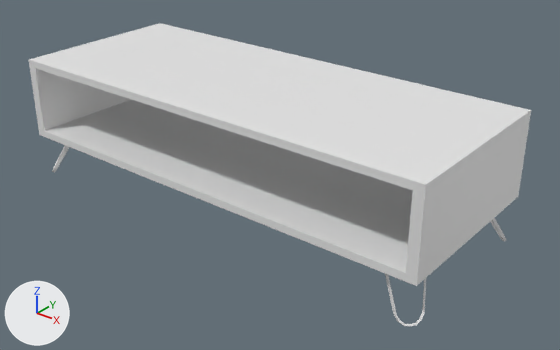
Two versions of the FBX model I have no time VR/Assets/01_IHaveNoTimeVr/04_Modelos3D/MesitaDeCafe.fbx, one commit apart.
Before and after are seen from a camera (50 mm lens) standing at (6.7, -7.88, 5.46) and looking at (0.36, 0.04, 0.55). Lighting does not change. The marker at lower left points along +X, +Y and +Z.

In view in the first picture: 'MesitaDeCafe_base', 'MesitaDeCafe_patas'.
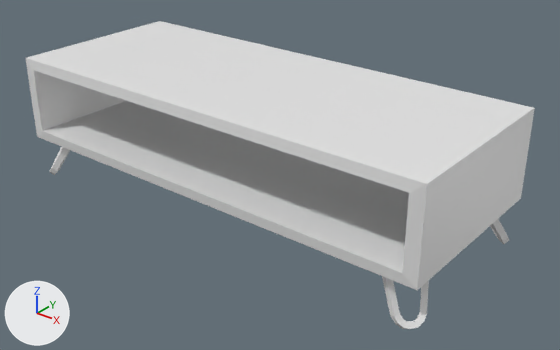
Patch to the scene script:
```diff
--- a/I have no time VR/Assets/01_IHaveNoTimeVr/04_Modelos3D/MesitaDeCafe.fbx.py
+++ b/I have no time VR/Assets/01_IHaveNoTimeVr/04_Modelos3D/MesitaDeCafe.fbx.py
@@ mat_mat_outline @@
+mat_mat_outline = principled_material('Mat_Outline')
+mat_mat_outline.base_color = (0.8, 0.8, 0.8)  # white #e7e7e7
+mat_mat_outline.roughness = 0.4
@@ me_torus_001 @@
 # used by ob_mesitadecafe_patas; location = (0.0, 0.0, 0.0)
-me_torus_001.from_pydata(...)  # 176 vertices, 160 faces; spans x -3.4..3.4, y -1.34..1.35, z 0.0..0.68
+me_torus_001.from_pydata(...)  # 352 vertices, 320 faces; spans x -3.43..3.44, y -1.38..1.39, z -0.04..0.7
+# me_torus_001 part 1: a new loose piece of 44 vertices spanning x 2.79..3.44, y 0.74..1.39, z -0.04..0.7, in mat_mat_outline (white #e7e7e7)
+# me_torus_001 part 2: a new loose piece of 44 vertices spanning x 2.79..3.44, y -1.38..-0.73, z -0.04..0.7, in mat_mat_outline (white #e7e7e7)
+# me_torus_001 part 3: a new loose piece of 44 vertices spanning x -3.43..-2.79, y -1.38..-0.73, z -0.04..0.7, in mat_mat_outline (white #e7e7e7)
 me_torus_001.materials.append(mat_mat_mesitacafe_patas)
+me_torus_001.materials.append(mat_mat_outline)  # white #e7e7e7
@@ me_cube @@
 # used by ob_mesitadecafe_base; location = (0.0, 0.0, 0.0)
-me_cube.from_pydata(...)  # 16 vertices, 16 faces; spans x -3.41..3.4, y -1.36..1.36, z 0.65..1.89
+me_cube.from_pydata(...)  # 32 vertices, 32 faces; spans x -3.44..3.43, y -1.41..1.41, z 0.62..1.92
+# me_cube part 4: a new loose piece of 16 vertices spanning x -3.44..3.43, y -1.41..1.41, z 0.62..1.92, in mat_mat_outline (white #e7e7e7)
 me_cube.materials.append(mat_mat_mesitacafe_base)
+me_cube.materials.append(mat_mat_outline)  # white #e7e7e7
```

Location of each change, [x1, y1, x2, y2] in pixels of the pictures (560 x 350 px):
'MesitaDeCafe_base', reshaped
    before: [29, 23, 531, 286]
    after: [26, 21, 535, 290]
'MesitaDeCafe_patas', reshaped
    before: [52, 145, 506, 326]
    after: [50, 147, 509, 329]
part 1 of me_torus_001, added
    after: [490, 219, 509, 244]
part 2 of me_torus_001, added
    after: [382, 276, 429, 329]
part 3 of me_torus_001, added
    after: [50, 147, 70, 175]
part 4 of me_cube, added
    after: [26, 21, 535, 290]
